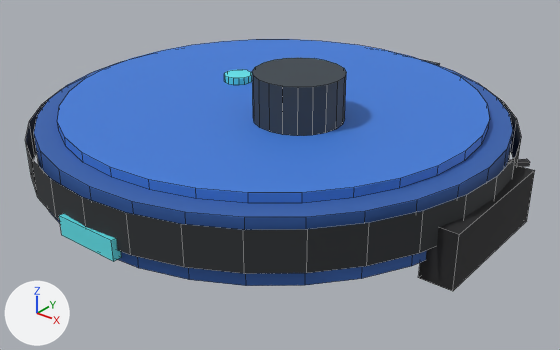
The OBJ model assets/robot_proxies/robot_blue.obj as it was, and as the next commit left it.
Camera for both pictures: a camera (50 mm lens) standing at (0.563, -0.691, 0.446) and looking at (0.023, -0.017, 0.027). The axes (+X, +Y, +Z) are drawn at lower left. The lights are the same throughout. The older version comes first. Mesh edges are drawn as thin lines. Where no turn or scale is listed for an object, it has been applied to the vertices.

In view in the first picture: 'low_poly_robot_vacuum'.
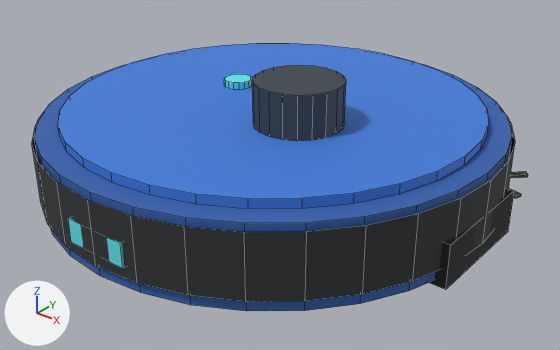
The change, as JSON lines over the scene's bpy script:
```json
{"block": "me_low_poly_robot_vacuum", "where": "# used by ob_low_poly_robot_vacuum; location = (0.0, 0.0, 0.0)"}
{"op": "remove", "block": "me_low_poly_robot_vacuum", "code": "me_low_poly_robot_vacuum.from_pydata(...)  # 320 vertices, 182 faces; spans x -0.298..0.298, y -0.294..0.298, z 0.012..0.174"}
{"op": "add", "block": "me_low_poly_robot_vacuum", "code": "me_low_poly_robot_vacuum.from_pydata(...)  # 320 vertices, 182 faces; spans x -0.286..0.286, y -0.286..0.286, z 0.0..0.165"}
{"block": "me_low_poly_robot_vacuum", "change": "me_low_poly_robot_vacuum part 1: the loose piece of 64 vertices spanning x -0.282..0.282, y -0.282..0.282, z 0.035..0.108 is scaled about its middle by (1, 1, 1.32), then moved by (0.0, 0.0, -0.018)"}
{"block": "me_low_poly_robot_vacuum", "change": "me_low_poly_robot_vacuum part 2: the loose piece of 64 vertices spanning x -0.255..0.255, y -0.255..0.255, z 0.108..0.119 is moved by (0.0, 0.0, -0.006)"}
{"block": "me_low_poly_robot_vacuum", "change": "me_low_poly_robot_vacuum part 3: the loose piece of 64 vertices spanning x -0.292..0.292, y -0.292..0.292, z 0.055..0.101 is scaled about its middle by (0.979, 0.979, 1.63), then moved by (0.0, 0.0, -0.021)"}
{"block": "me_low_poly_robot_vacuum", "change": "me_low_poly_robot_vacuum part 4: the loose piece of 40 vertices spanning x 0.013..0.117, y -0.087..0.017, z 0.119..0.174 is scaled about the mesh origin by (1, 1, 0.945)"}
{"block": "me_low_poly_robot_vacuum", "change": "me_low_poly_robot_vacuum part 5: the loose piece of 32 vertices spanning x -0.093..-0.057, y 0.002..0.038, z 0.119..0.128 is moved by (0.0, 0.0, -0.006)"}
{"block": "me_low_poly_robot_vacuum", "change": "me_low_poly_robot_vacuum part 6: the loose piece of 8 vertices spanning x 0.26..0.298, y -0.09..0.09, z 0.012..0.076 is scaled about its middle by (0.842, 0.833, 0.813), then moved by (-0.011, 0.0, -0.018)"}
{"block": "me_low_poly_robot_vacuum", "change": "me_low_poly_robot_vacuum part 7: the loose piece of 8 vertices spanning x -0.04..0.04, y -0.294..-0.284, z 0.045..0.068 is scaled about its middle by (1, 0.6, 1.22), then moved by (0.0, 0.008, -0.011)"}
{"block": "me_low_poly_robot_vacuum", "change": "me_low_poly_robot_vacuum part 8: the loose piece of 8 vertices spanning x 0.129..0.261, y 0.154..0.198, z 0.018..0.024 is moved by (0.0, 0.0, -0.017)"}
{"block": "me_low_poly_robot_vacuum", "change": "me_low_poly_robot_vacuum part 9: the loose piece of 8 vertices spanning x 0.144..0.246, y 0.125..0.227, z 0.018..0.024 is moved by (0.0, 0.0, -0.017)"}
{"block": "me_low_poly_robot_vacuum", "change": "other edits to the shape of me_low_poly_robot_vacuum do not show in these pictures"}
```

What differs and where, as boxes (x1, y1, x2, y2) in the pictures (560 x 350 px; the box of a moved part takes in the faces that stretch with it):
```json
{"object": "low_poly_robot_vacuum", "change": "reshaped", "before": [25, 39, 535, 291], "after": [32, 43, 528, 311], "on screen": "6% taller"}
{"part": 1, "of": "me_low_poly_robot_vacuum", "change": "moved or reshaped", "before": [34, 60, 513, 286], "after": [35, 64, 512, 311]}
{"part": 2, "of": "me_low_poly_robot_vacuum", "change": "moved or reshaped", "before": [57, 39, 489, 203], "after": [58, 43, 489, 209]}
{"part": 3, "of": "me_low_poly_robot_vacuum", "change": "moved or reshaped", "before": [25, 88, 521, 274], "after": [32, 121, 515, 302]}
{"part": 4, "of": "me_low_poly_robot_vacuum", "change": "moved or reshaped", "before": [252, 58, 346, 136], "after": [252, 65, 346, 141]}
{"part": 5, "of": "me_low_poly_robot_vacuum", "change": "moved or reshaped", "before": [224, 70, 252, 85], "after": [224, 74, 252, 90]}
{"part": 6, "of": "me_low_poly_robot_vacuum", "change": "moved or reshaped", "before": [418, 163, 535, 291], "after": [429, 189, 514, 290]}
{"part": 7, "of": "me_low_poly_robot_vacuum", "change": "moved or reshaped", "before": [59, 213, 122, 262], "after": [68, 218, 124, 268]}
{"part": 8, "of": "me_low_poly_robot_vacuum", "change": "moved or reshaped", "after": [508, 188, 521, 199], "on screen": "not visible before"}
{"part": 9, "of": "me_low_poly_robot_vacuum", "change": "moved or reshaped", "before": [508, 159, 530, 167], "after": [510, 171, 528, 178]}
```
